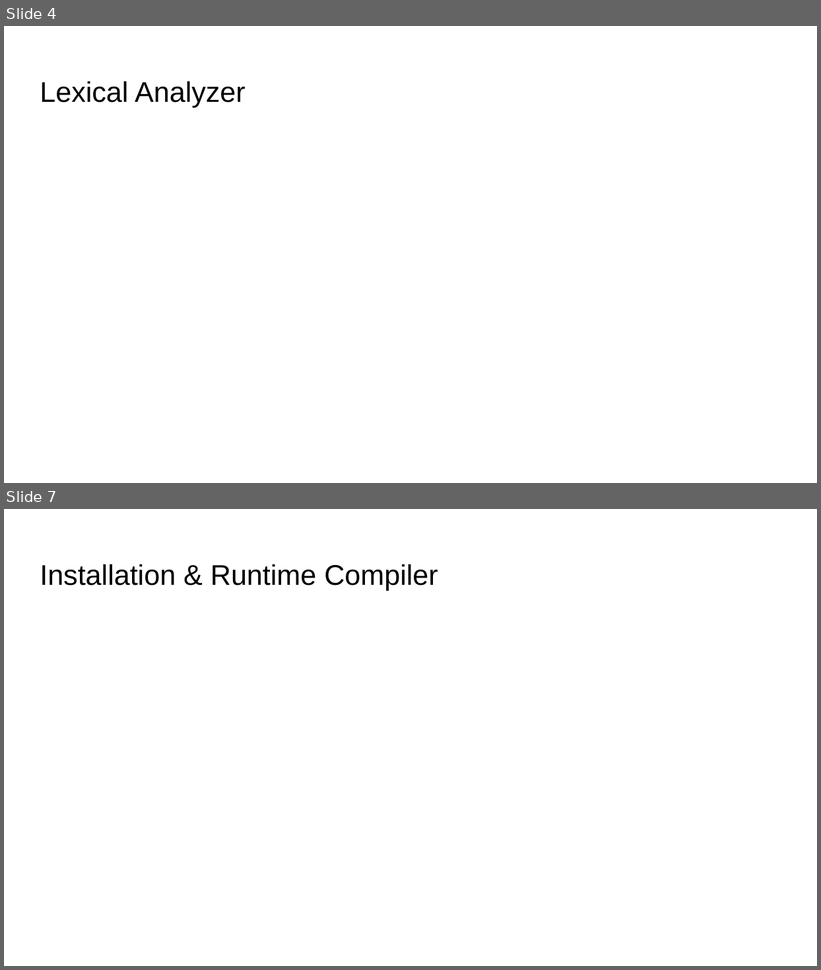
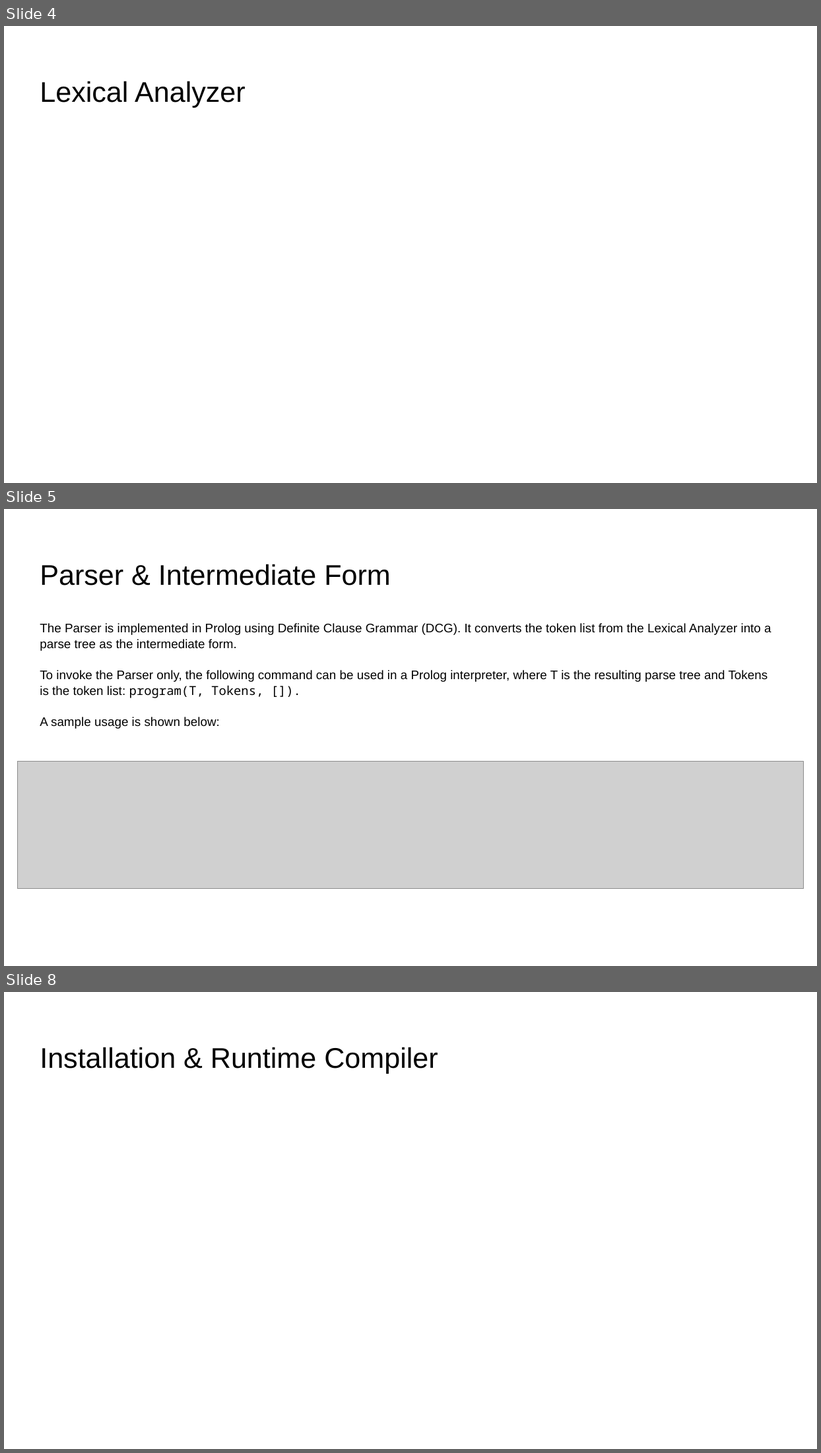
Before and after one commit to viraj091/SER502-ScriptShark-Team13, a slide deck: doc/Documentation.pptx. Shown one above the other, each under a label of ours: slides 4 and 7 before the commit, slides 4, 5 and 8 after it; the slides between them are not shown. The pictures are 821x970 and 821x1453 pixels, drawn with LibreOffice and Linux fonts; fonts in the diff are those of the drawing; grey boxes stand for pictures. Boxes give left, top, right and bottom in pixels: in the first picture for what was removed or moved away, otherwise in the second. Text is boxed around its words. In the diff, an @@ line names an element or a change of style, - is before the commit and + after.

Commit message:
Updated Documentation & Contributions
Completed documentation for Grammar, Parser, Interpreter

```diff
--- a/doc/Documentation.pptx
+++ b/doc/Documentation.pptx
@@ slide 5 added at (4,509,817,966), background #FFFFFF @@
@@ title added at (40,564,391,586), 25.2 pt, text #000000 @@
+Parser & Intermediate Form
@@ text added at (40,623,771,729), 11 pt, text #000000 @@
+The Parser is implemented in Prolog using Definite Clause Grammar (DCG). It converts the token list from the Lexical Analyzer into a parse tree as the intermediate form.
+To invoke the Parser only, the following command can be used in a Prolog interpreter, where T is the resulting parse tree and Tokens is the token list: program(T, Tokens, []).
+A sample usage is shown below:
@@ picture added at (18,762,804,890) @@
@@ what was slide 7 is now slide 8 @@
```
Also in this commit, not shown: 3 other slides added, 3 slides removed, 1 other file.
